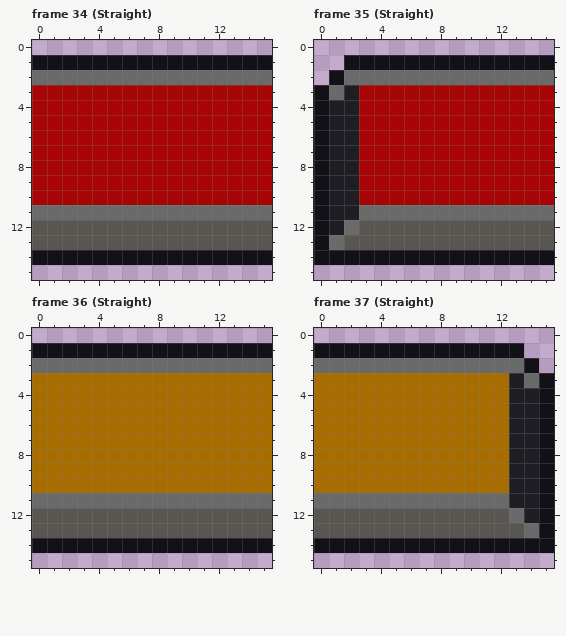
Two versions of one pixel-art file, art/conveyors/conveyor.aseprite. Above, as it was before the edit.
16x16 pixels, 73 frames. Colours within 5 levels of each other are drawn and written as one. Shown: frame 34 (Straight), frame 35 (Straight), frame 36 (Straight), frame 37 (Straight). The commit also changed other frames, which this record leaves out.
And afterwards:
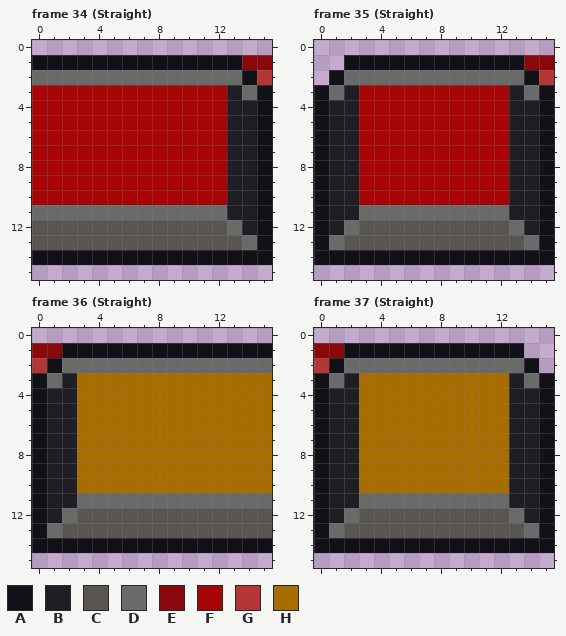
Palette (. is transparent): A #121117  B #1f1e25  C #595652  D #696a6a  E #89080b  F #a70505  G #b43535  H #a76d00
Commit: Begin adding underground belts as a constructable
From old to new:
layer "BeltEndOverlay" now shown
--- frame 34 (Straight), layer "BeltEndOverlay"
@@ x 11..15 @@
  0 .....
- 1 AAAAA
- 2 DDDDD
- 3 FFFFF
- 4 FFFFF
- 5 FFFFF
- 6 FFFFF
- 7 FFFFF
- 8 FFFFF
- 9 FFFFF
-10 FFFFF
-11 DDDDD
-12 CCCCC
-13 CCCCC
+ 1 AAAEE
+ 2 DDDAG
+ 3 FFBDA
+ 4 FFBBA
+ 5 FFBBA
+ 6 FFBBA
+ 7 FFBBA
+ 8 FFBBA
+ 9 FFBBA
+10 FFBBA
+11 DDBBA
+12 CCDBA
+13 CCCDA
 14 AAAAA
--- frame 35 (Straight), layer "BeltEndOverlay": the same change as frame 34 (Straight)
--- frame 36 (Straight), layer "BeltEndOverlay"
@@ x 0..4 @@
  0 .....
- 1 AAAAA
- 2 DDDDD
- 3 HHHHH
- 4 HHHHH
- 5 HHHHH
- 6 HHHHH
- 7 HHHHH
- 8 HHHHH
- 9 HHHHH
-10 HHHHH
-11 DDDDD
-12 CCCCC
-13 CCCCC
+ 1 EEAAA
+ 2 GADDD
+ 3 ADBHH
+ 4 ABBHH
+ 5 ABBHH
+ 6 ABBHH
+ 7 ABBHH
+ 8 ABBHH
+ 9 ABBHH
+10 ABBHH
+11 ABBDD
+12 ABDCC
+13 ADCCC
 14 AAAAA
--- frame 37 (Straight), layer "BeltEndOverlay": the same change as frame 36 (Straight)
Changed places in both pictures, as pixel boxes (x1, y1, x2, y2):
changed: (227, 55, 272, 250)
changed: (509, 55, 554, 250)
changed: (32, 343, 77, 538)
changed: (314, 343, 359, 538)
